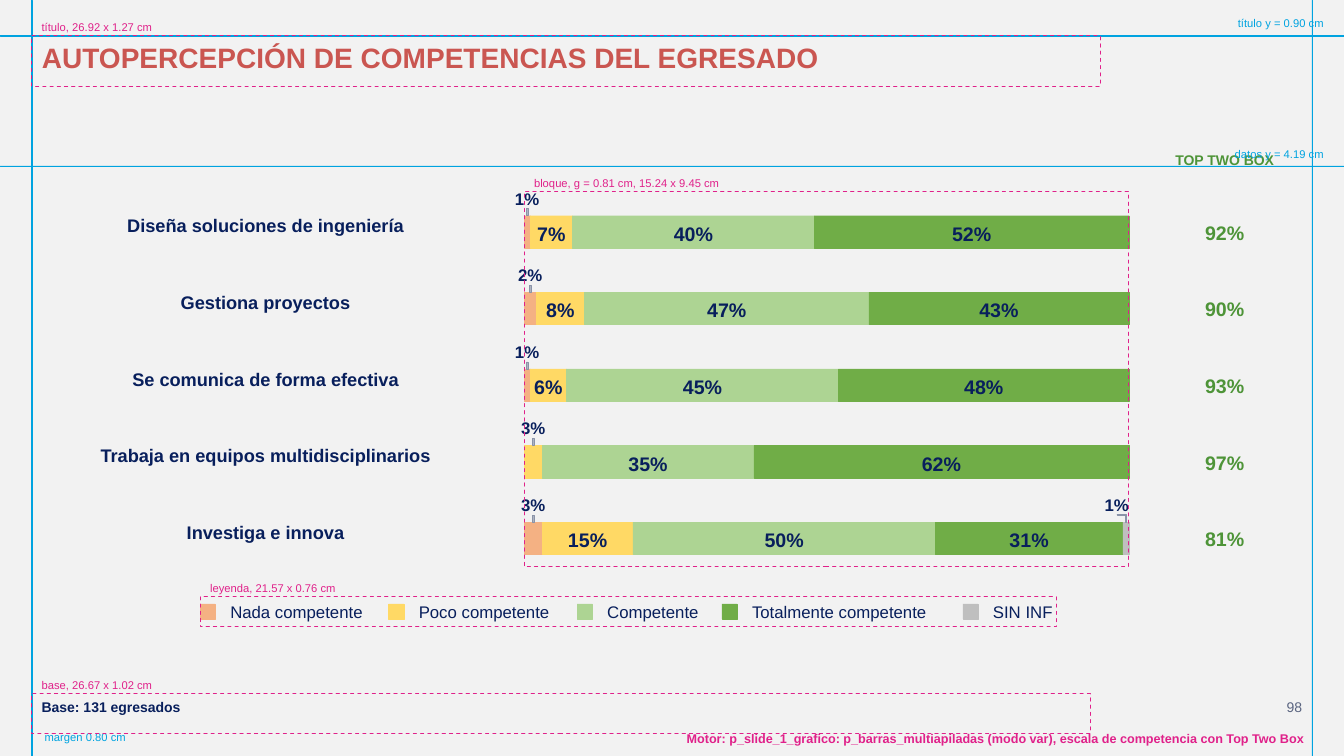
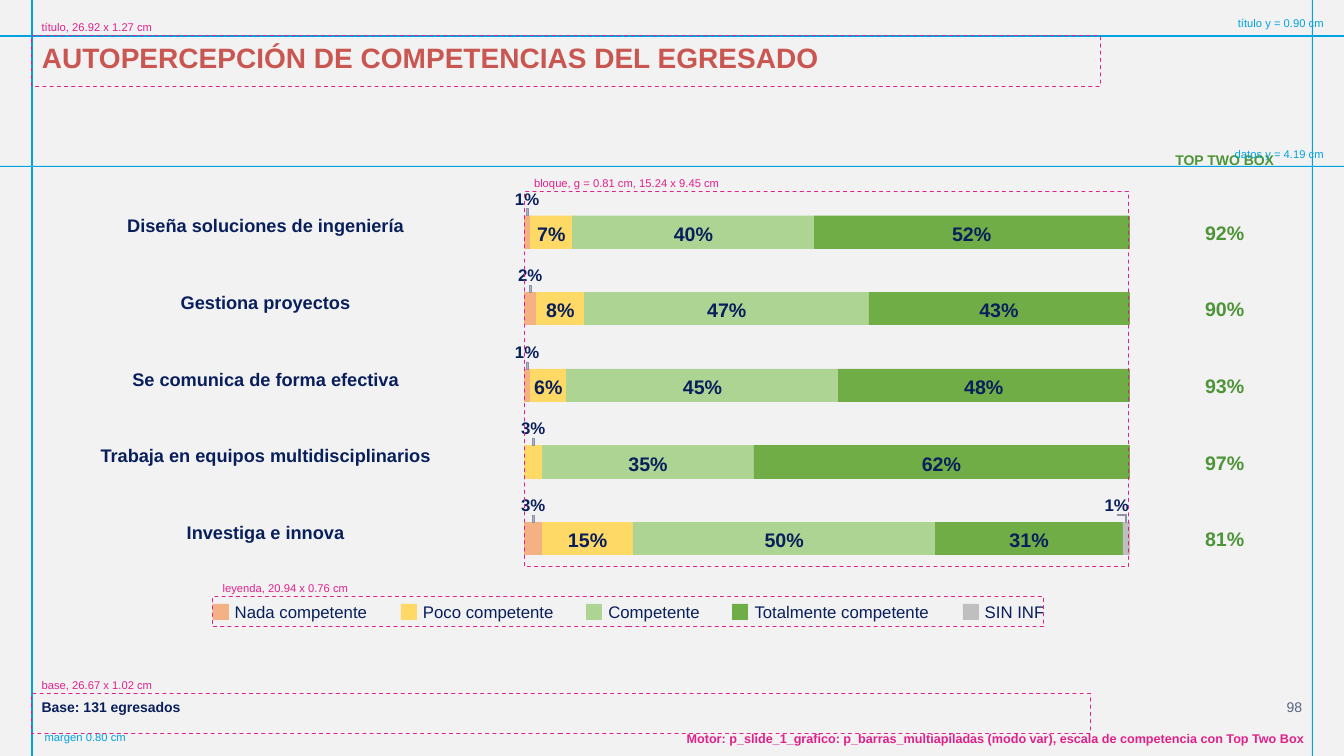
Before and after one commit to GonzaloAlmendariz/prosecnur-app, a slide deck: slide 98 of docs/qa/motor-ppt-2026-10-06/4-recetario/recetario-fiel-guias.pptx. Drawn at 1344x756 pixels with LibreOffice and Linux fonts; fonts in the diff are those of the drawing; background and template pictures are left out. Boxes give left, top, right and bottom in pixels: in the first picture for what was removed or moved away, otherwise in the second. Text is boxed around its words. In the diff, an @@ line names an element or a change of style, - is before the commit and + after.

```diff
--- a/docs/qa/motor-ppt-2026-10-06/4-recetario/recetario-fiel-guias.pptx
+++ b/docs/qa/motor-ppt-2026-10-06/4-recetario/recetario-fiel-guias.pptx
@@ rectangle: place and size @@
-rectangle at (201, 597, 1057, 627)
+rectangle at (213, 597, 1044, 627)
@@ text at (223, 584, 348, 595): text changed @@
-leyenda, 21.57 x 0.76 cm
+leyenda, 20.94 x 0.76 cm
@@ text "Nada competente": place and size @@
-text "Nada competente" at (230, 606, 363, 622)
+text "Nada competente" at (235, 606, 367, 622)
@@ text "Poco competente": place and size @@
-text "Poco competente" at (419, 606, 550, 622)
+text "Poco competente" at (423, 606, 554, 622)
@@ text "SIN INF" rewrapped from (993, 606, 1053, 618) to (985, 605, 1044, 622) @@
@@ 4 rectangles: place and size @@
-4 rectangles at (201, 604, 737, 619)
+4 rectangles at (213, 604, 748, 619)
```
Also in this commit, not shown: 60 other slides changed, 6 other files.
